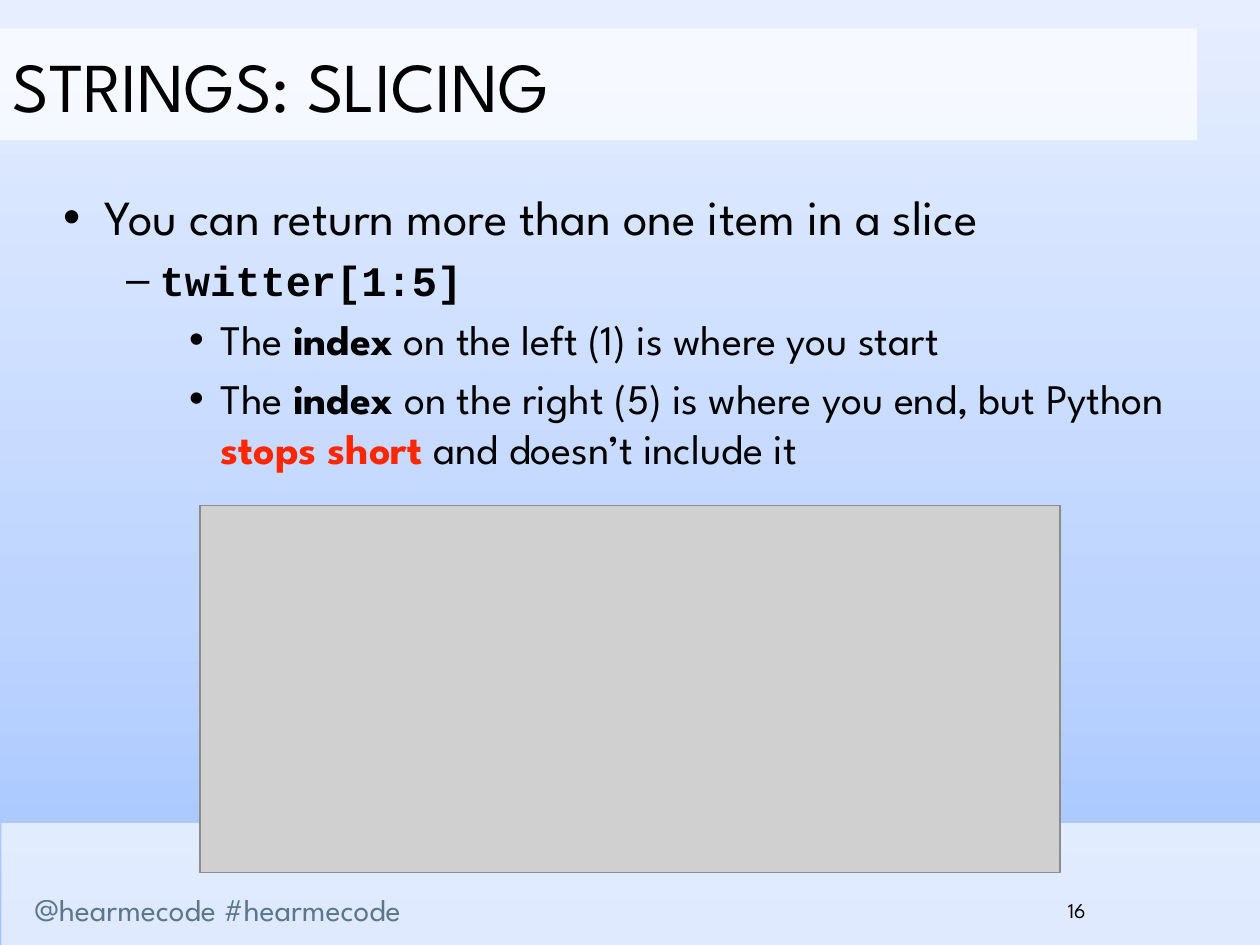
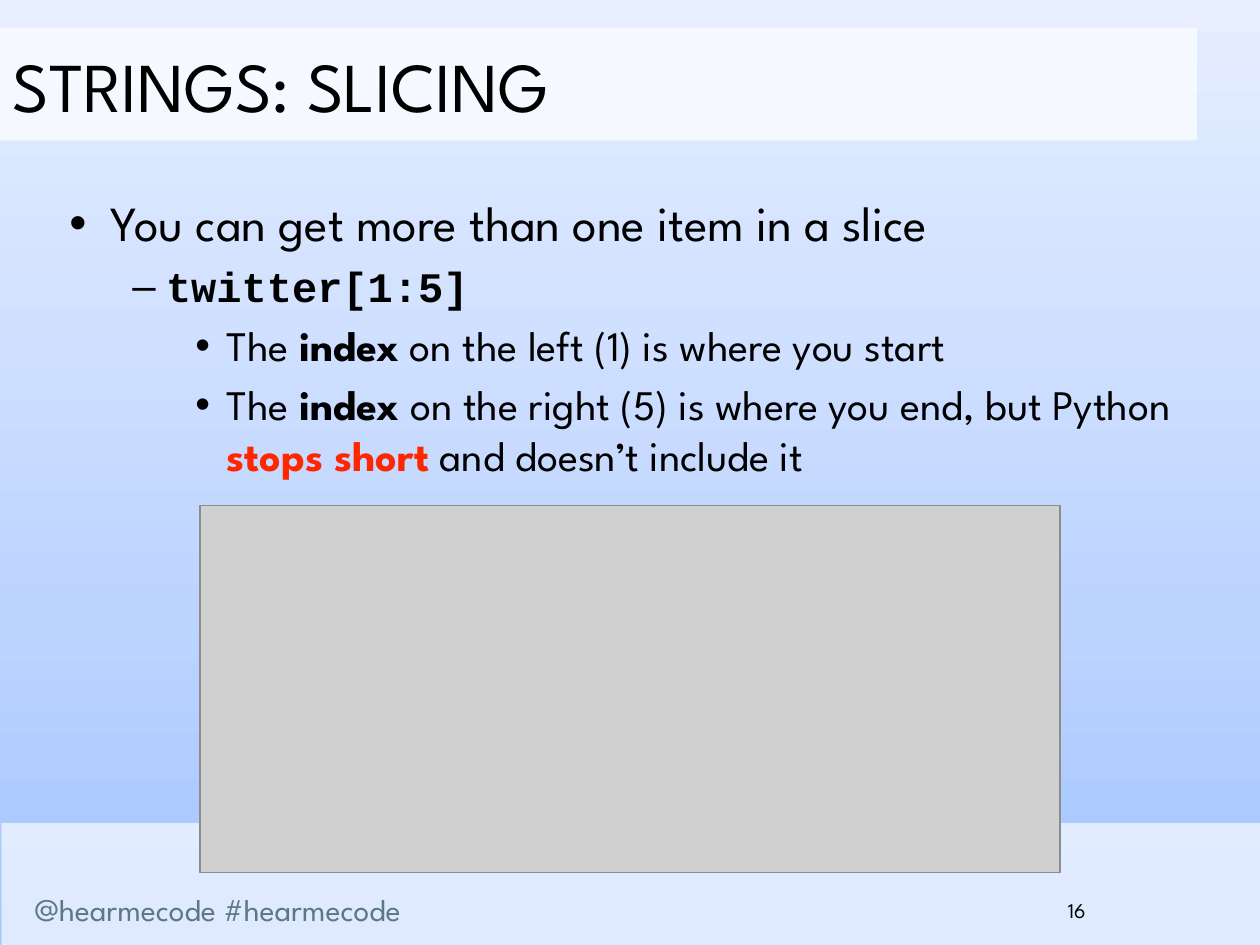
Before and after one commit to hearmecode/slides, a slide deck: slide 16 of Lesson 1/Hear Me Code - Strings and Conditionals.pptx. Drawn at 1260x945 pixels with LibreOffice and Linux fonts; fonts in the diff are those of the drawing; grey boxes stand for pictures; background and template pictures are left out. Boxes give left, top, right and bottom in pixels: in the first picture for what was removed or moved away, otherwise in the second. Text is boxed around its words. In the diff, an @@ line names an element or a change of style, - is before the commit and + after.

```diff
--- a/Lesson 1/Hear Me Code - Strings and Conditionals.pptx
+++ b/Lesson 1/Hear Me Code - Strings and Conditionals.pptx
@@ text at (111,207,926,252): text changed @@
-• You can return more than one item in a slice
+• You can get more than one item in a slice
```
Also in this commit, not shown: 31 other slides changed, 4 slides added, 1 slide removed, 3 other files.
